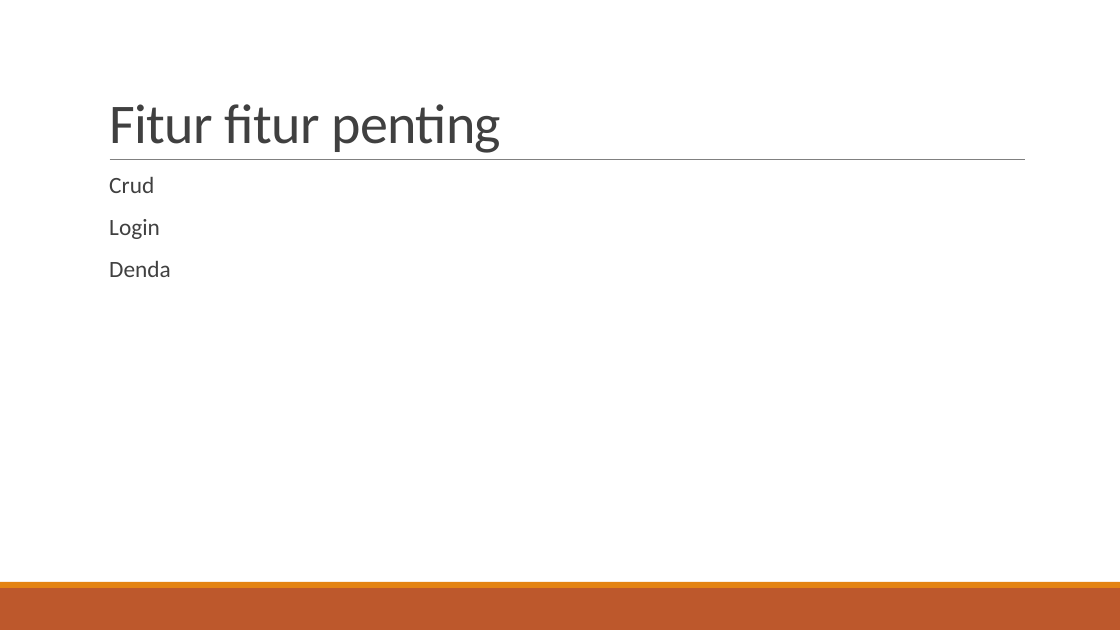
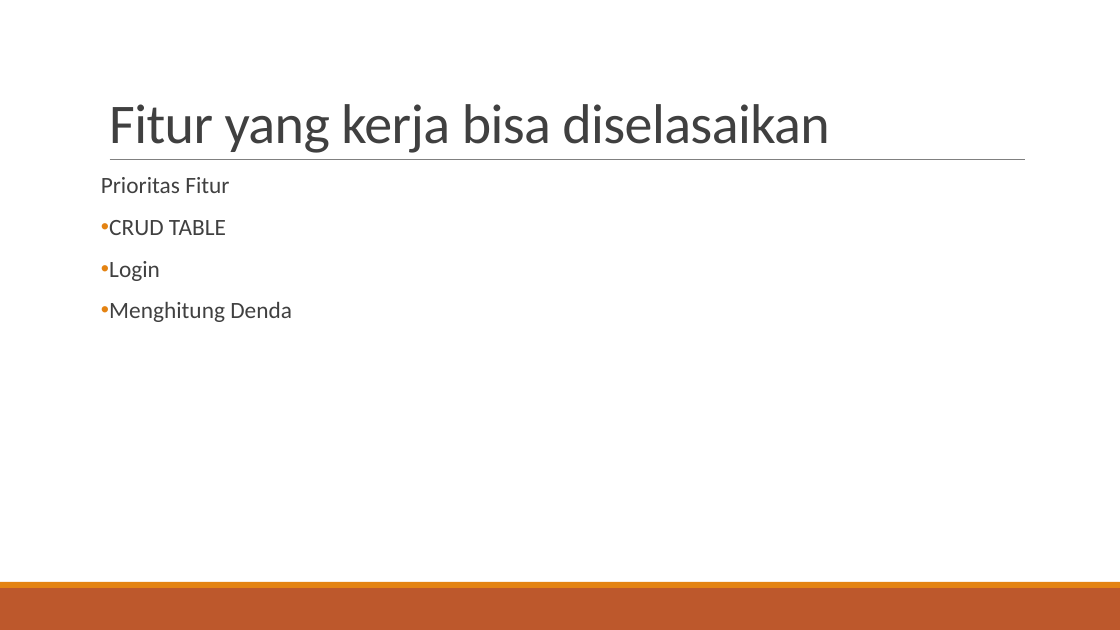
Before and after one commit to hafizs08/java_Hafizs-Fauzi-Ritonga, a slide deck: slide 6 of MINI project/Hafizs Fauzi Ritonga.pptx (slide 7 before the commit). Drawn at 1120x630 pixels with LibreOffice and Linux fonts; fonts in the diff are those of the drawing. Boxes give left, top, right and bottom in pixels: in the first picture for what was removed or moved away, otherwise in the second. Text is boxed around its words. In the diff, an @@ line names an element or a change of style, - is before the commit and + after.

```diff
--- a/MINI project/Hafizs Fauzi Ritonga.pptx
+++ b/MINI project/Hafizs Fauzi Ritonga.pptx
@@ title at [109,104,829,153]: text changed @@
-Fitur fitur penting
+Fitur yang kerja bisa diselasaikan
@@ text at [101,177,229,235]: text changed @@
-  Crud
+Prioritas Fitur
+• CRUD TABLE
@@ text at [109,261,160,281]: bullet   to • @@
@@ text at [109,302,292,322]: text changed @@
-  Denda
+• Menghitung Denda
```
Also in this commit, not shown: 1 other slide changed, 5 slides added, 2 slides removed, 52 other files.
